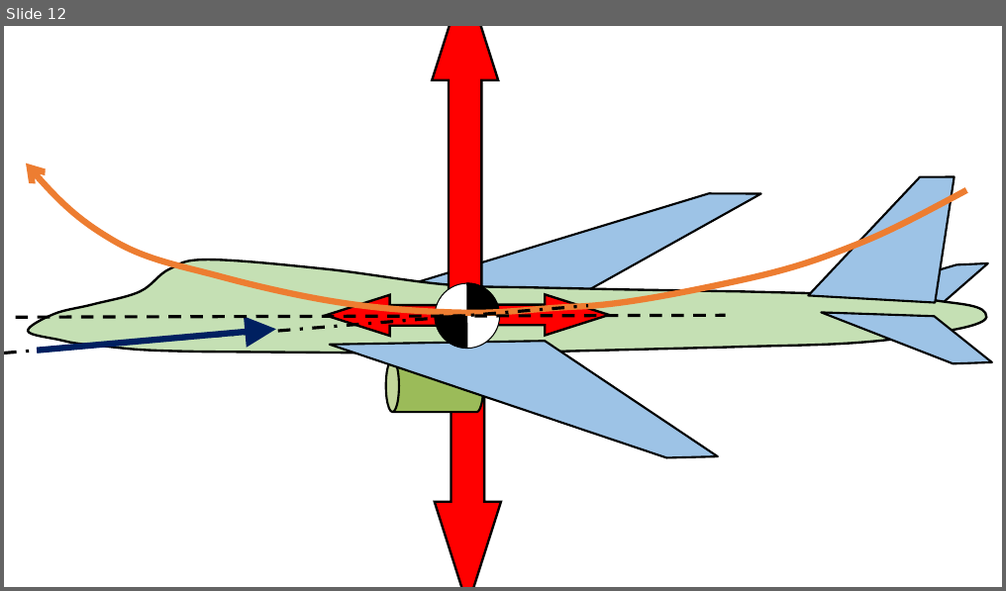
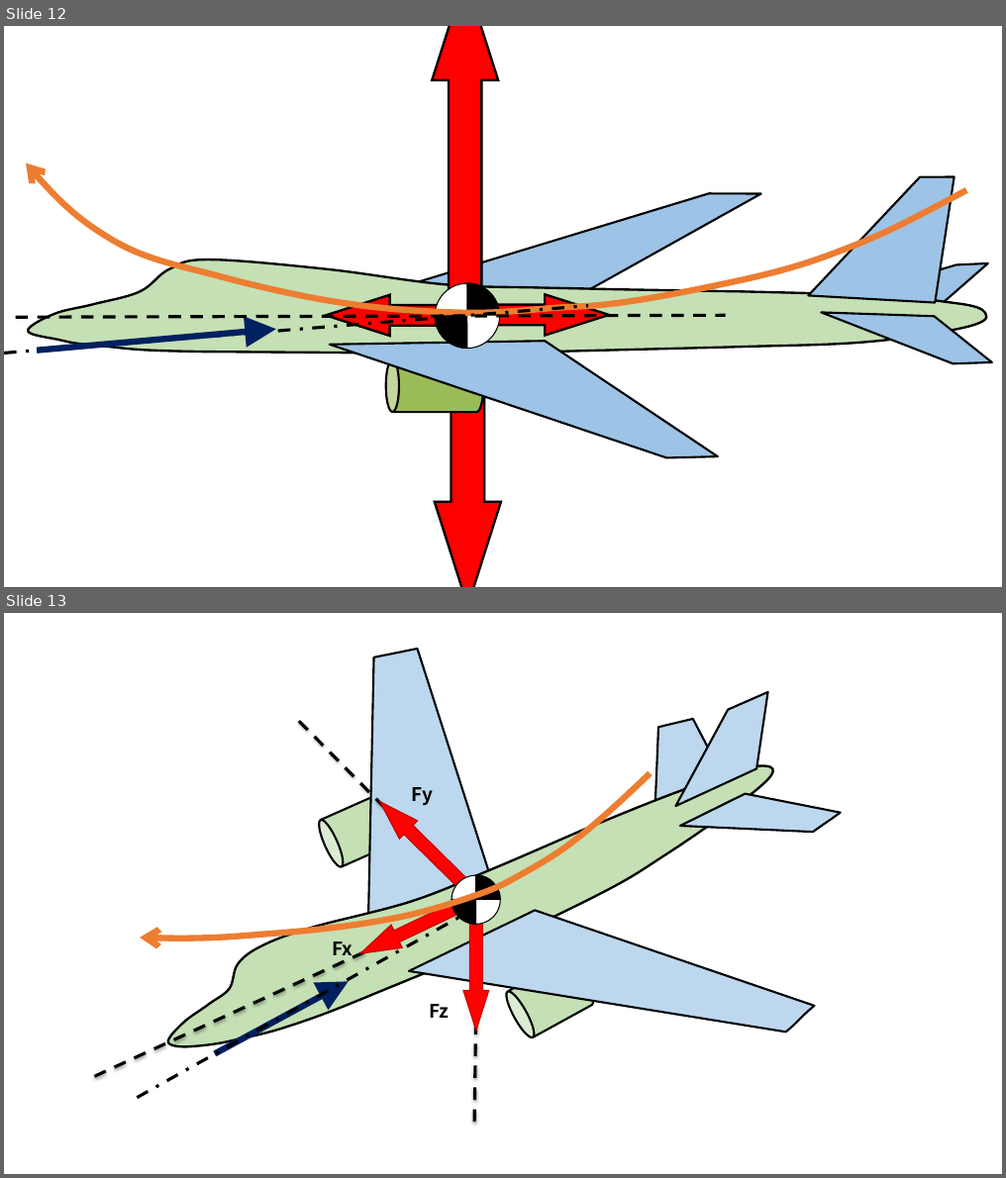
Before and after one commit to zeta-plusplus/AircraftDynamics, a slide deck: figs/makeFigs.pptx. Shown one above the other, each under a label of ours: slide 12 before the commit, slides 12 and 13 after it. The pictures are 1006x591 and 1006x1178 pixels, drawn with LibreOffice and Linux fonts; fonts in the diff are those of the drawing. Boxes give left, top, right and bottom in pixels: in the first picture for what was removed or moved away, otherwise in the second. Text is boxed around its words. In the diff, an @@ line names an element or a change of style, - is before the commit and + after.

```diff
--- a/figs/makeFigs.pptx
+++ b/figs/makeFigs.pptx
@@ slide 13 added at <box>4,613,1002,1174</box>, background #FFFFFF @@
@@ group added at <box>94,649,840,1174</box>: 7 freeform shapes, 4 lines, 3 texts, 3 right arrows, 2 cylinders, 2 pie slice (boxed as its full ellipse)s, 1 ellipse, 1 arrow @@
+Fy
+Fx
+Fz
```
Also in this commit, not shown: 1 slide removed, 5 other files.
